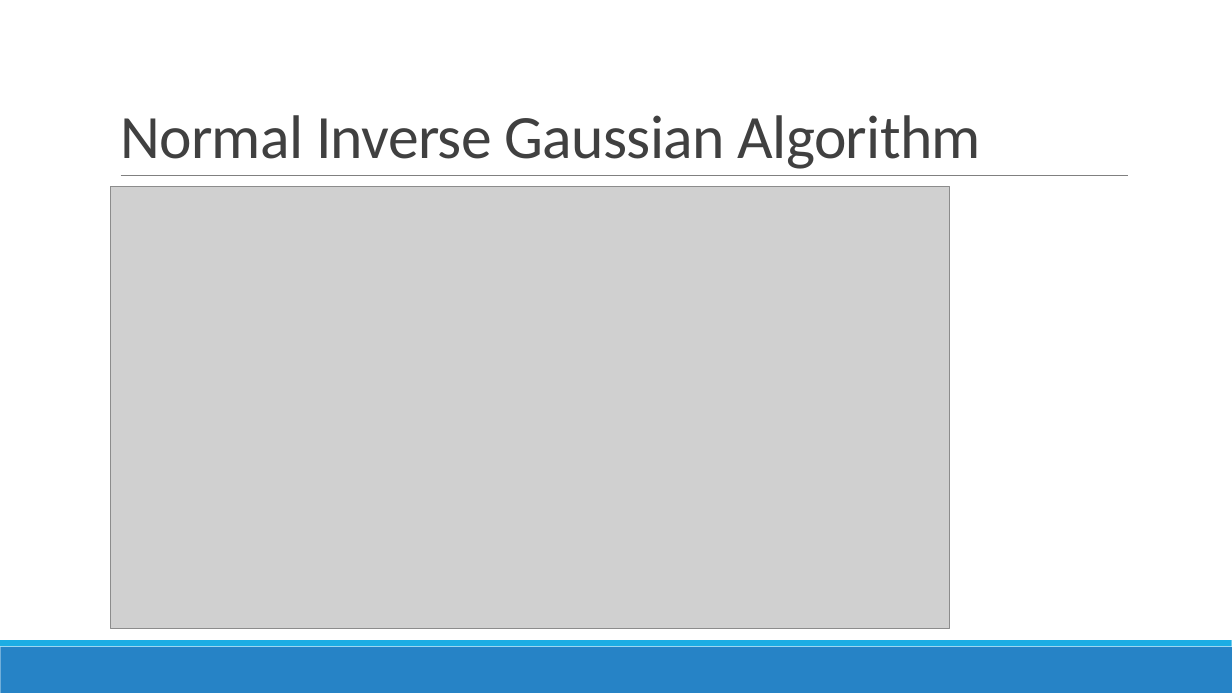
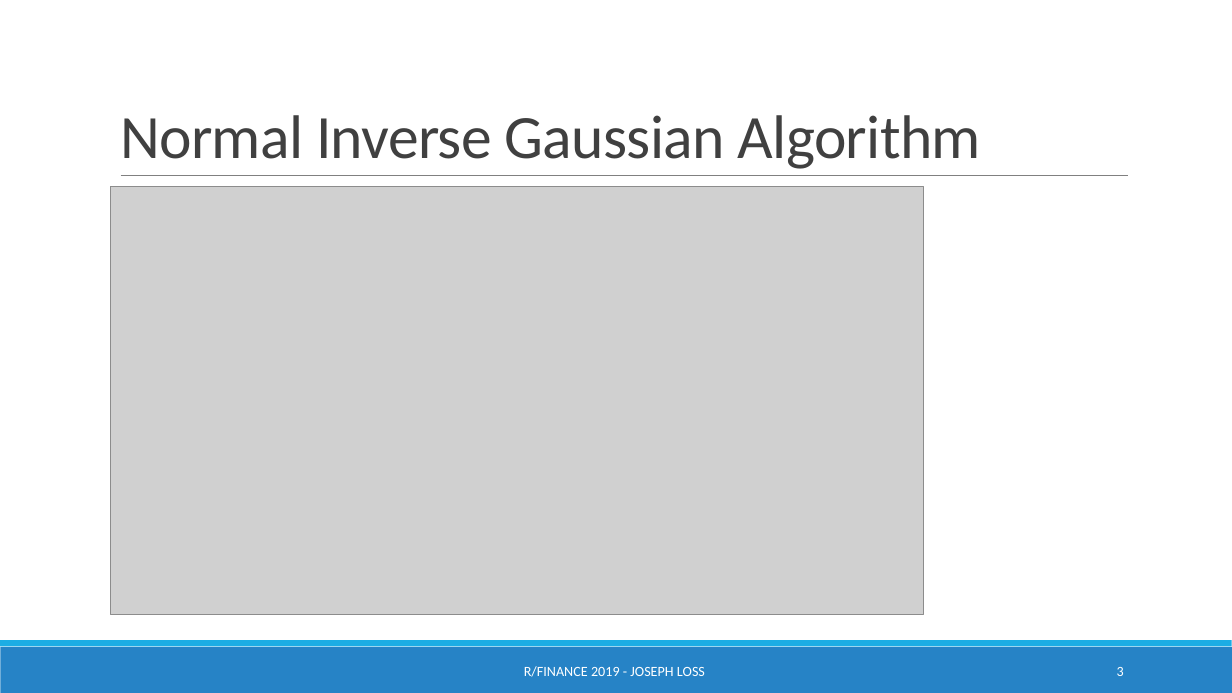
Before and after one commit to chicago-joe/Option-Pricing-via-Levy-Models-in-R, a slide deck: slide 3 of doc/LossJoseph_RFinance_Presentation.pptx. Drawn at 1232x693 pixels with LibreOffice and Linux fonts; fonts in the diff are those of the drawing; grey boxes stand for pictures. Boxes give left, top, right and bottom in pixels: in the first picture for what was removed or moved away, otherwise in the second. Text is boxed around its words. In the diff, an @@ line names an element or a change of style, - is before the commit and + after.

```diff
--- a/doc/LossJoseph_RFinance_Presentation.pptx
+++ b/doc/LossJoseph_RFinance_Presentation.pptx
@@ picture: place and size @@
-picture at bbox=[111, 187, 950, 628]
+picture at bbox=[111, 187, 924, 615]
@@ text added at bbox=[524, 666, 705, 677], 11 pt, text #FFFFFF @@
+R/FINANCE 2019 - JOSEPH LOSS
@@ page number added at bbox=[1117, 667, 1124, 676], 11 pt, text #FFFFFF @@
+3
```
Also in this commit, not shown: 6 other slides changed, 8 other files.
